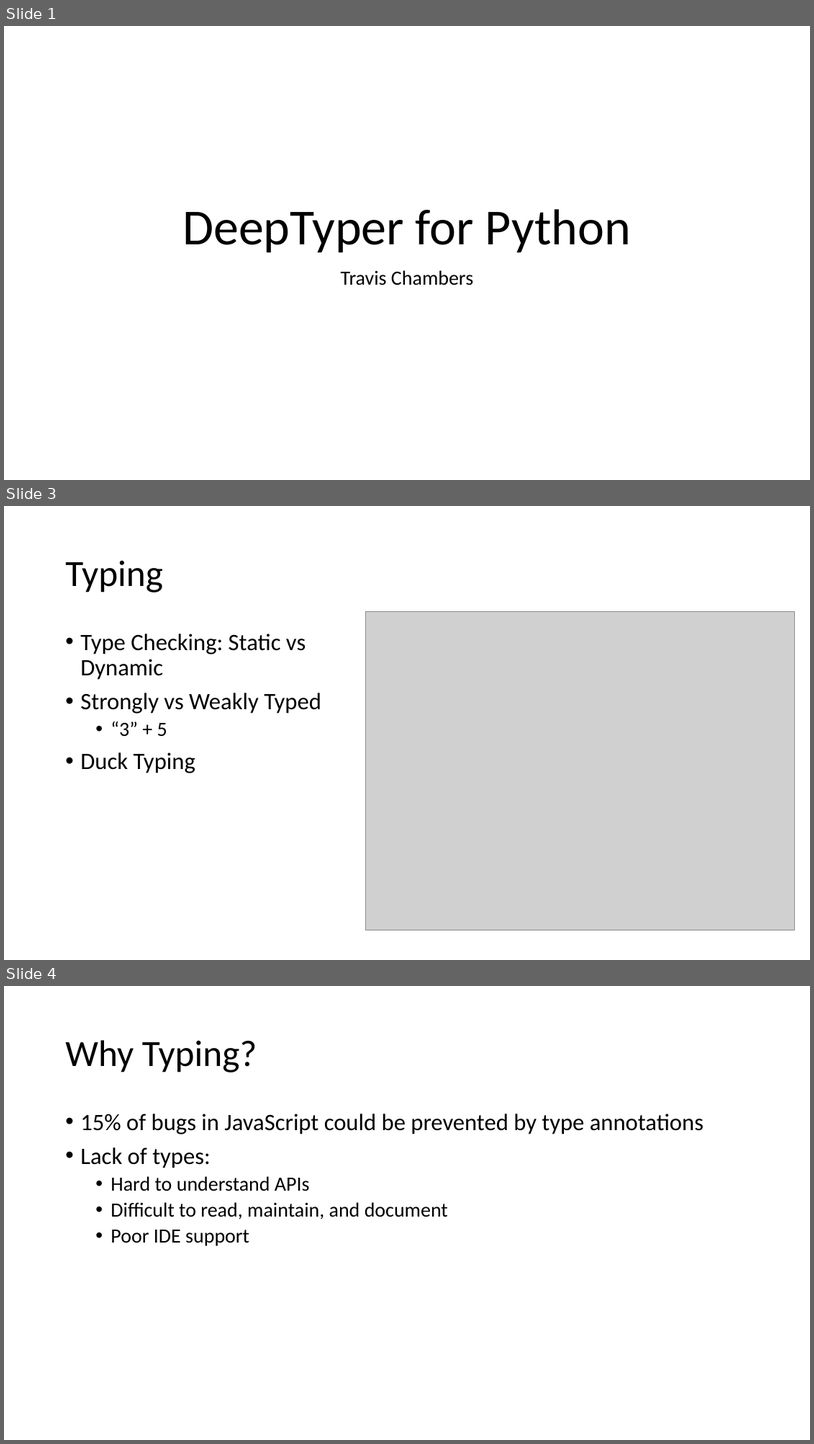
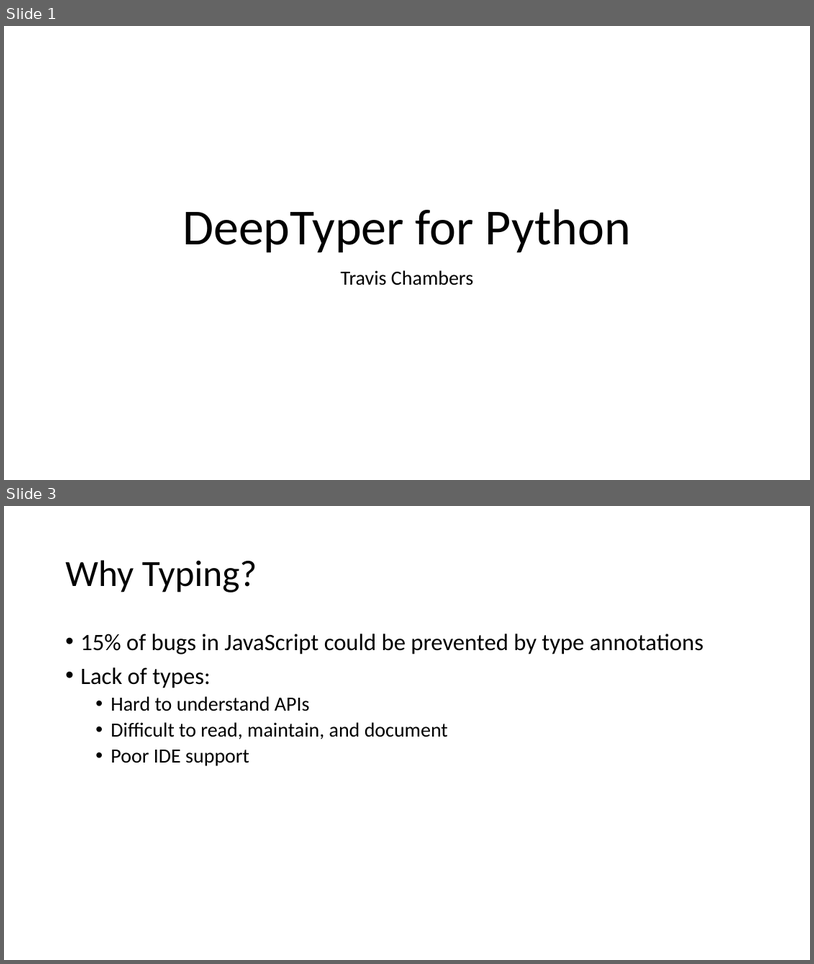
Before and after one commit to tjchambers32/ecs289-final, a slide deck: deeptyper for python.pptx. Shown one above the other, each under a label of ours: slides 1, 3 and 4 before the commit, slides 1 and 3 after it; the slides between them are not shown. The pictures are 814x1444 and 814x964 pixels, drawn with LibreOffice and Linux fonts; fonts in the diff are those of the drawing; grey boxes stand for pictures. Boxes give left, top, right and bottom in pixels: in the first picture for what was removed or moved away, otherwise in the second. Text is boxed around its words. In the diff, an @@ line names an element or a change of style, - is before the commit and + after.

```diff
--- a/deeptyper for python.pptx
+++ b/deeptyper for python.pptx
@@ slide 3 removed at <box>4,506,810,960</box>, background #FFFFFF @@
@@ title removed at <box>65,560,163,592</box> @@
-Typing
@@ picture removed at <box>365,611,795,929</box> @@
@@ text removed at <box>80,633,322,773</box> @@
-• Type Checking: Static vs Dynamic
-• Strongly vs Weakly Typed
-  • “3” + 5
-• Duck Typing
@@ what was slide 4 is now slide 3 @@
```
Also in this commit, not shown: 2 slides changed, 3 slides added, 1 other slide removed, 4 other files.
